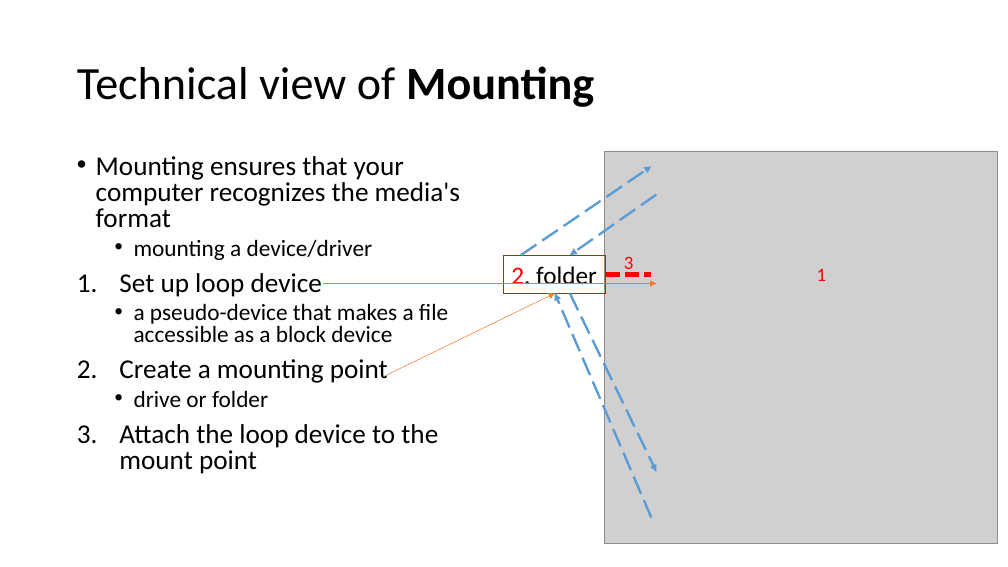
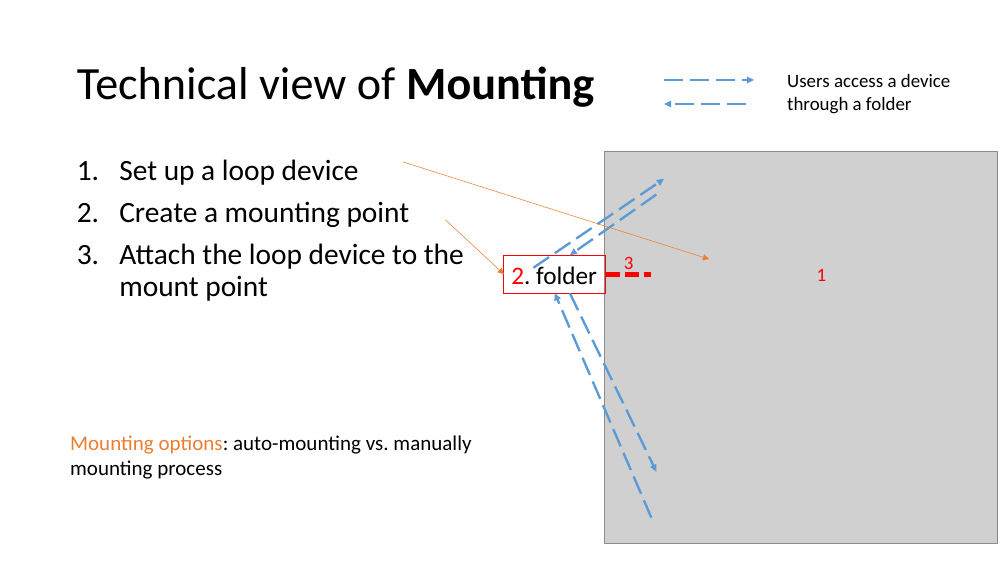
Before and after one commit to frankwxu/digital-forensics-lab, a slide deck: slide 30 of NIST_Data_Leakage_Case/NIST_Data_Leakage_00_Env_Setting.pptx (slide 21 before the commit). Drawn at 1008x567 pixels with LibreOffice and Linux fonts; fonts in the diff are those of the drawing; grey boxes stand for pictures; background and template pictures are left out. Boxes give left, top, right and bottom in pixels: in the first picture for what was removed or moved away, otherwise in the second. Text is boxed around its words. In the diff, an @@ line names an element or a change of style, - is before the commit and + after.

```diff
--- a/NIST_Data_Leakage_Case/NIST_Data_Leakage_00_Env_Setting.pptx
+++ b/NIST_Data_Leakage_Case/NIST_Data_Leakage_00_Env_Setting.pptx
@@ arrow added from (665, 80) to (754, 80), #5B9BD5 2.25 pt dashed @@
@@ text added at (787, 74, 950, 114), 18 pt, text #000000 @@
+Users access a device through a folder
@@ arrow added from (746, 104) to (665, 104), #5B9BD5 2.25 pt dashed @@
@@ text at (119, 159, 359, 185): text changed; size 22.2 to 28 pt @@
-• Mounting ensures that your computer recognizes the media's format
-  • mounting a device/driver
-1. Set up loop device
-  • a pseudo-device that makes a file accessible as a block device
+1. Set up a loop device
@@ arrow moved from (324, 284) - (656, 284) to (403, 162) - (709, 259) @@
@@ arrow moved from (521, 255) - (652, 166) to (534, 268) - (664, 179) @@
@@ text at (119, 201, 464, 301): size 25.9 to 28 pt in "Create a mounting point", "Attach the loop device to the mount ..."; line spacing 0.8 to 0.9 @@
@@ arrow moved from (383, 377) - (555, 293) to (445, 219) - (504, 274) @@
@@ text at (134, 390, 268, 407): paragraph removed @@
-  • drive or folder
@@ text added at (70, 435, 471, 479), 20 pt, text #000000 @@
+Mounting options: auto-mounting vs. manually mounting process
```
Also in this commit, not shown: 14 other slides changed, 11 slides added, 1 slide removed.
